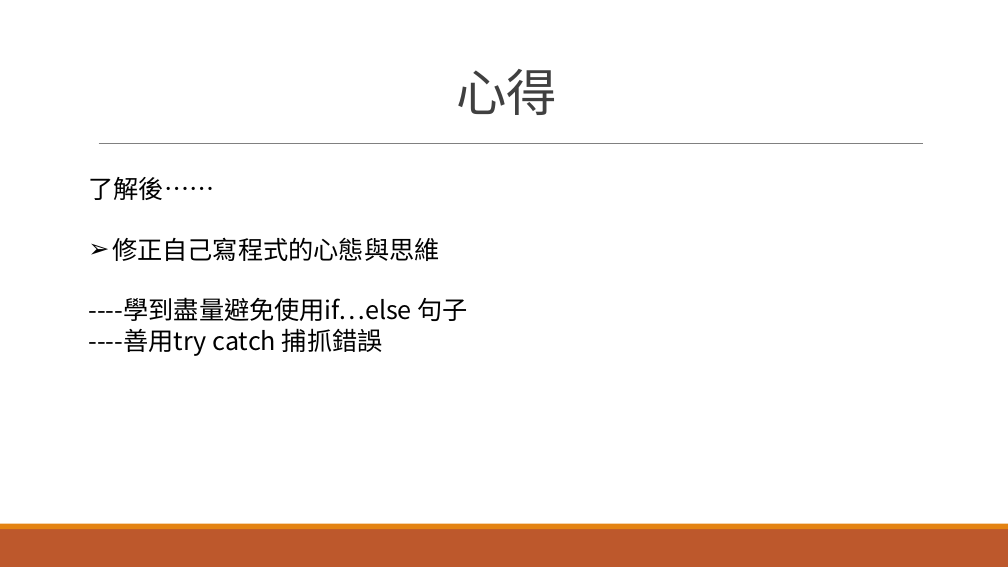
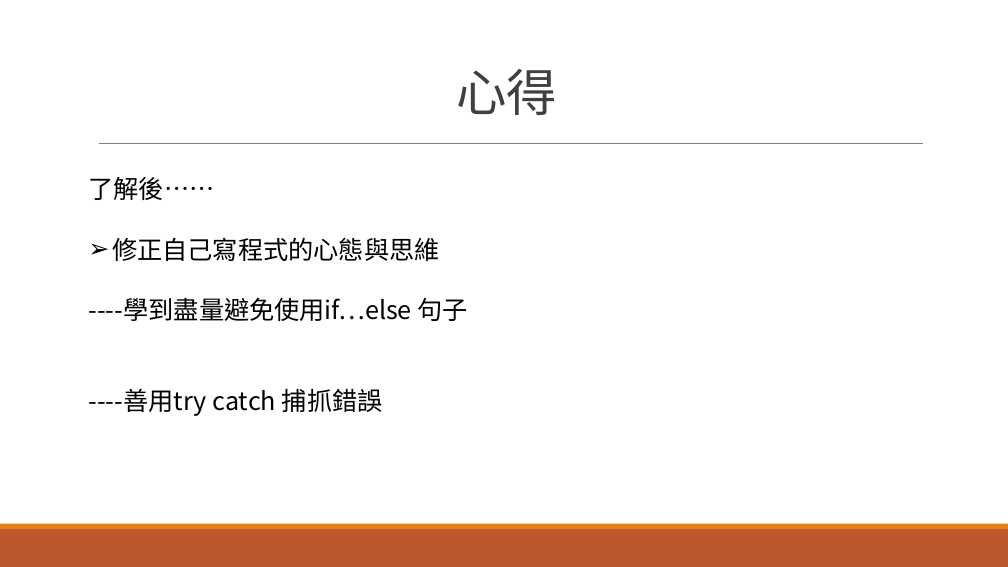
Before and after one commit to kay71029/Learning-Defensive-programming, a slide deck: slide 21 of Learning-Defensive-programming.pptx (slide 18 before the commit). Drawn at 1008x567 pixels with LibreOffice and Linux fonts; fonts in the diff are those of the drawing. Boxes give left, top, right and bottom in pixels: in the first picture for what was removed or moved away, otherwise in the second. Text is boxed around its words. In the diff, an @@ line names an element or a change of style, - is before the commit and + after.

Commit message:
修正內容

```diff
--- a/Learning-Defensive-programming.pptx
+++ b/Learning-Defensive-programming.pptx
@@ text "了解後……" rewrapped from (88, 177, 468, 356) to (88, 177, 468, 416) @@
```
Also in this commit, not shown: 5 other slides changed, 6 slides added, 2 slides removed.
